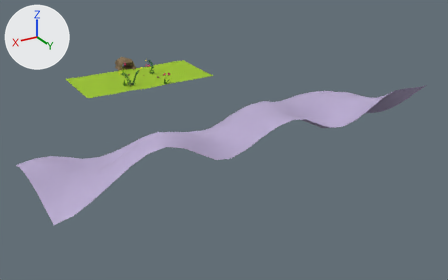
One commit to the FBX model Assets/3D Assets/Garden.FBX: the scene before it, then after it.
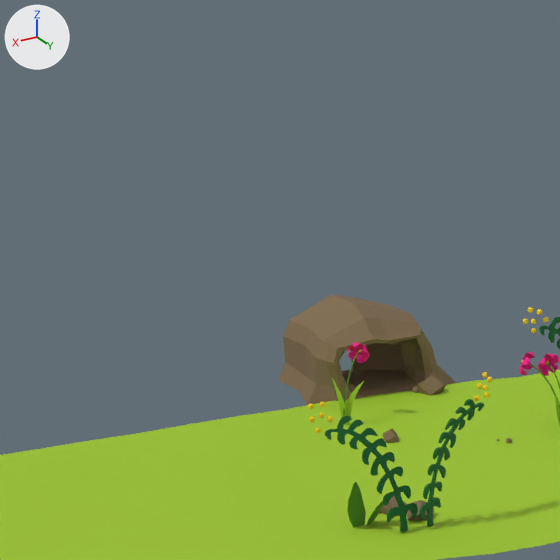
Old and new are each drawn whole from a 50 mm camera at (17.78, 41.95, 14.22) aimed at (-1.88, 9.19, -2.16) and again close up on the part from 18% to 33% of the width and 7% to 32% of the height. Every picture has the same lights, and +X, +Y and +Z are marked at upper left. Where no turn or scale is listed for an object, it has been applied to the vertices.

The scene before the commit, as lines of its bpy script (objects in view):
```python
me_mesh = bpy.data.meshes.new('Mesh')
me_mesh.from_pydata(...)  # 4408 vertices, 8324 faces; spans x -11.7..11.9, y -1.0..19.8, z -2.2..2.4
# faces by material slot: [678, 740, 602, 500, 2040, 2892, 872]
me_mesh.materials.append(mat_brownltflat)  # brown #7e694b
me_mesh.materials.append(mat_yellowgreen)  # green #9bc322
me_mesh.materials.append(mat_yellowgreendrk)  # green #4f8a16
me_mesh.materials.append(mat_lavendar)  # purple #b9abcf
me_mesh.materials.append(mat_hotpink_flat)  # pink #ef0d8d
me_mesh.materials.append(mat_yellowgreendrkr)  # dark green #0d632a
me_mesh.materials.append(mat_ylw_flat)  # yellow #fbd300
ob_garden = bpy.data.objects.new('Garden', me_mesh)
ob_garden.location = (-0.047, -2.49, 0.0)
```
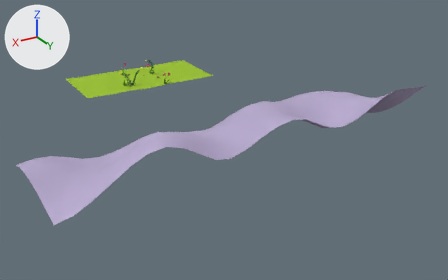
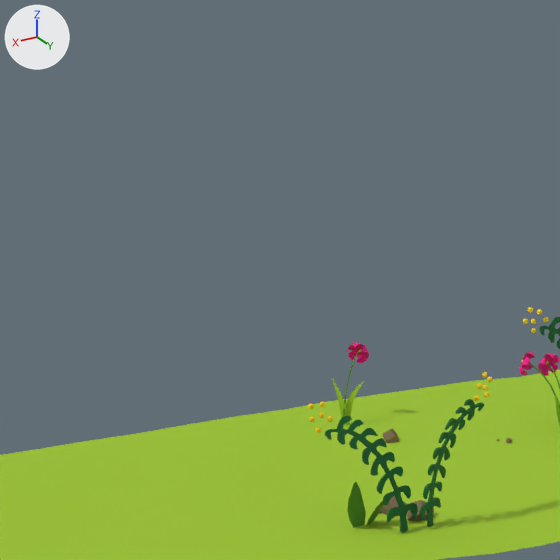
Changed parts and their boxes [x1, y1, x2, y2] in the close-ups (560 x 560 px):
```json
{"object": "Garden", "change": "reshaped", "before": [0, 295, 560, 560], "after": [0, 307, 560, 560]}
{"part": 1, "of": "me_mesh", "change": "deleted", "before": [348, 382, 356, 393]}
{"part": 2, "of": "me_mesh", "change": "cut back", "before": [279, 295, 471, 423], "after": [284, 381, 471, 423]}
```

Scene script edits in JSON lines:
```json
{"block": "me_mesh", "where": "# used by ob_garden; location = (-0.047, -2.49, 0.0)"}
{"op": "remove", "block": "me_mesh", "code": "me_mesh.from_pydata(...)  # 4408 vertices, 8324 faces; spans x -11.7..11.9, y -1.0..19.8, z -2.2..2.4"}
{"op": "add", "block": "me_mesh", "code": "me_mesh.from_pydata(...)  # 4174 vertices, 7902 faces; spans x -11.7..11.9, y 0.0..19.8, z -2.2..2.4"}
{"block": "me_mesh", "change": "me_mesh part 1: the loose piece of 18 vertices spanning x 0.2..0.4, y -0.2..0.0, z 0.0..0.1 is deleted"}
{"block": "me_mesh", "change": "me_mesh part 2"}
{"block": "me_mesh", "change": "144 vertices are removed from x -0.9..0.7, y -1.0..0.3, z -0.1..0.8"}
{"block": "me_mesh", "change": "268 faces are deleted"}
{"block": "me_mesh", "change": "1 vertex moves within x 0.5, y 0.0, z 0.0"}
{"block": "me_mesh", "change": "6 new faces join them, mat_yellowgreen (green #9bc322)"}
```
